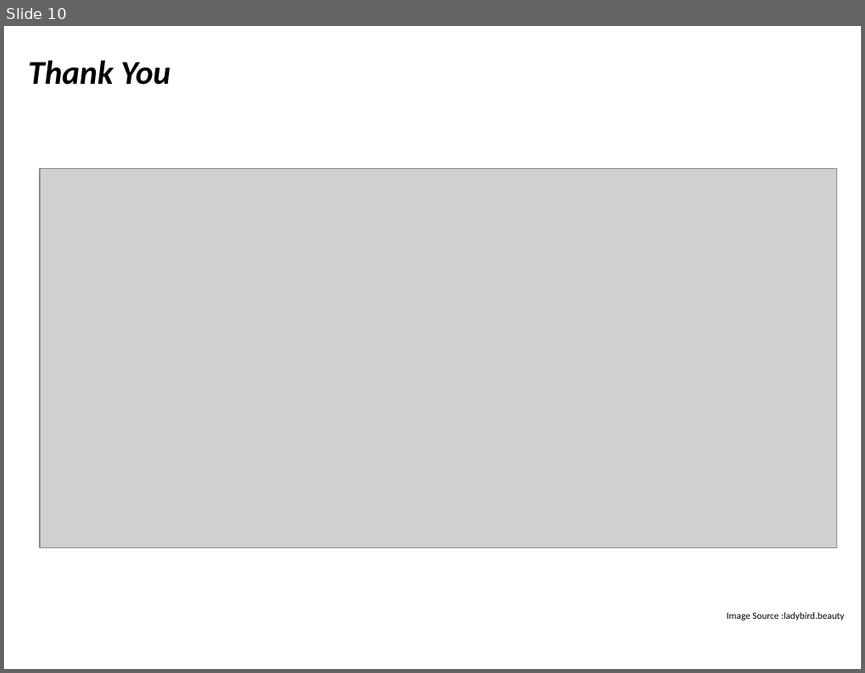
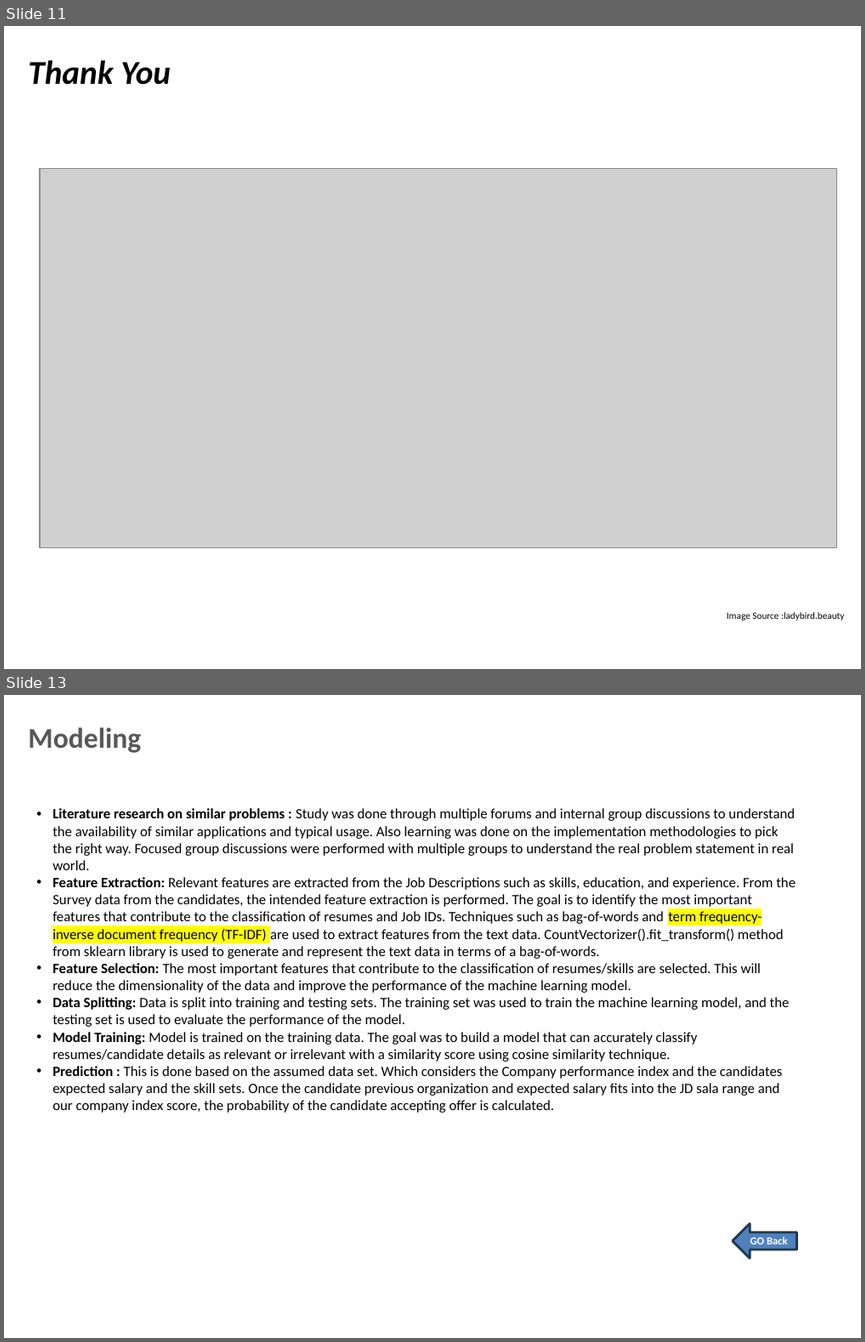
Before and after one commit to anirudhyadav/ISBG4FP1, a slide deck: Foundation_Project_G4__Final_Review_Trending_Jobs.pptx. Shown one above the other, each under a label of ours: slide 10 before the commit, slides 11 and 13 after it; the slides between them are not shown. The pictures are 865x673 and 865x1342 pixels, drawn with LibreOffice and Linux fonts; fonts in the diff are those of the drawing; grey boxes stand for pictures; background and template pictures are left out. Boxes give left, top, right and bottom in pixels: in the first picture for what was removed or moved away, otherwise in the second. Text is boxed around its words. In the diff, an @@ line names an element or a change of style, - is before the commit and + after.

Commit message:
Prediction submission

```diff
--- a/Foundation_Project_G4__Final_Review_Trending_Jobs.pptx
+++ b/Foundation_Project_G4__Final_Review_Trending_Jobs.pptx
@@ slide 13 added at (x1=4, y1=695, x2=861, y2=1338), background picture (left out); not listed: 1 template element that a slide beside it also shows @@
@@ title added at (x1=28, y1=727, x2=141, y2=753), 24 pt, text #585858, bold @@
+Modeling
@@ text added at (x1=52, y1=808, x2=795, y2=1112), 12 pt, text #000000 @@
+• Literature research on similar problems : Study was done through multiple forums and internal group discussions to understand the availability of similar applications and typical usage. Also learning was done on the implementation methodologies to pick the right way. Focused group discussions were performed with multiple groups to understand the real problem statement in real world.
+• Feature Extraction: Relevant features are extracted from the Job Descriptions such as skills, education, and experience. From the Survey data from the candidates, the intended feature extraction is performed. The goal is to identify the most important features that contribute to the classification of resumes and Job IDs. Techniques such as bag-of-words and term frequency-inverse document frequency (TF-IDF) are used to extract features from the text data. CountVectorizer().fit_transform() method from sklearn library is used to generate and represent the text data in terms of a bag-of-words.
+• Feature Selection: The most important features that contribute to the classification of resumes/skills are selected. This will reduce the dimensionality of the data and improve the performance of the machine learning model.
+• Data Splitting: Data is split into training and testing sets. The training set was used to train the machine learning model, and the testing set is used to evaluate the performance of the model.
+• Model Training: Model is trained on the training data. The goal was to build a model that can accurately classify resumes/candidate details as relevant or irrelevant with a similarity score using cosine similarity technique.
+• Prediction : This is done based on the assumed data set. Which considers the Company performance index and the candidates expected salary and the skill sets. Once the candidate previous organization and expected salary fits into the JD sala range and our company index score, the probability of the candidate accepting offer is calculated.
@@ left arrow added at (x1=732, y1=1224, x2=796, y2=1258), fill #4F81BD, outline #233953 2 pt, 9 pt, text #FFFFFF, bold @@
+GO Back
@@ what was slide 10 is now slide 11 @@
```
Also in this commit, not shown: 6 slides changed, 4 other slides added, 2 slides removed, 2 other files.
